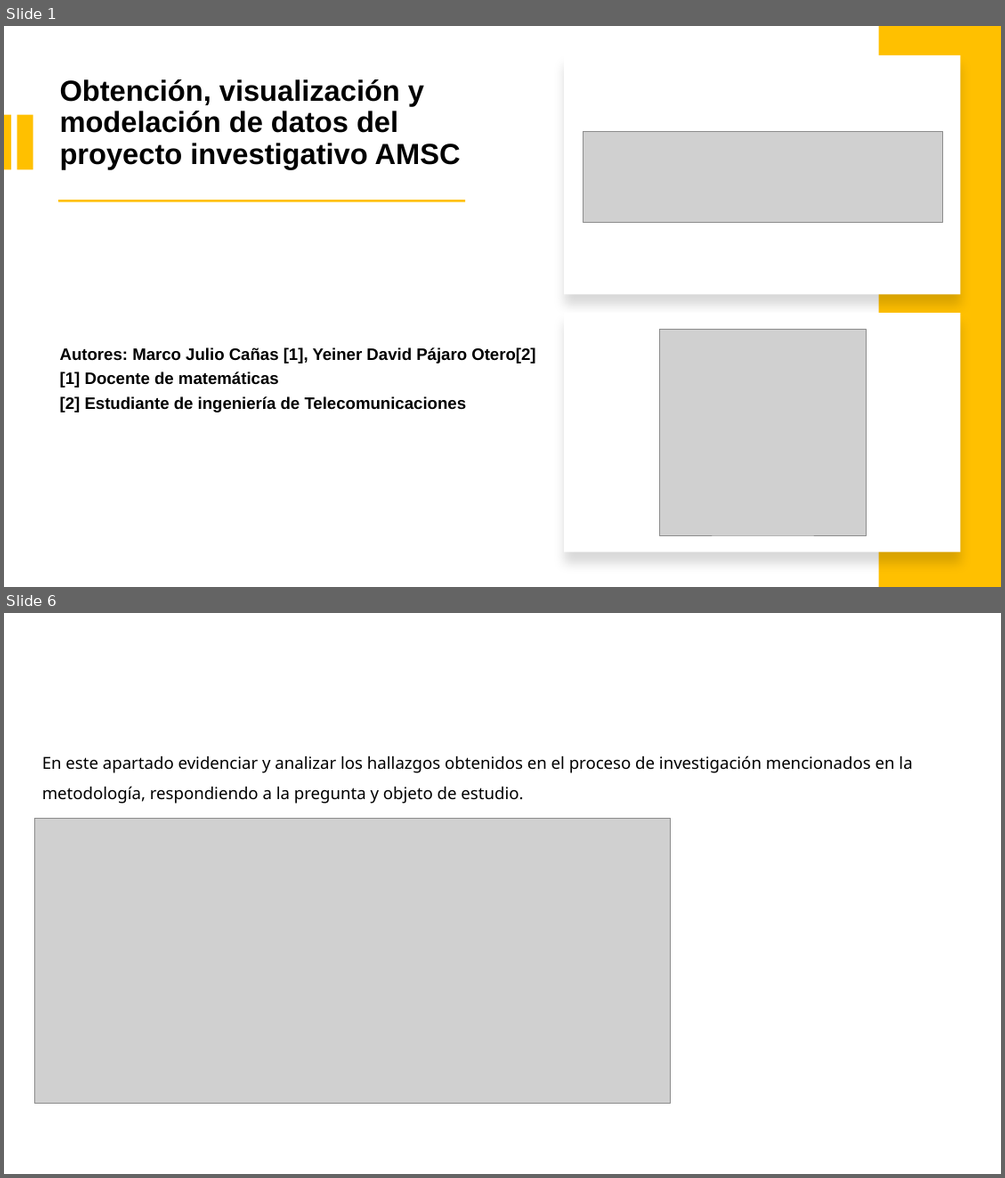
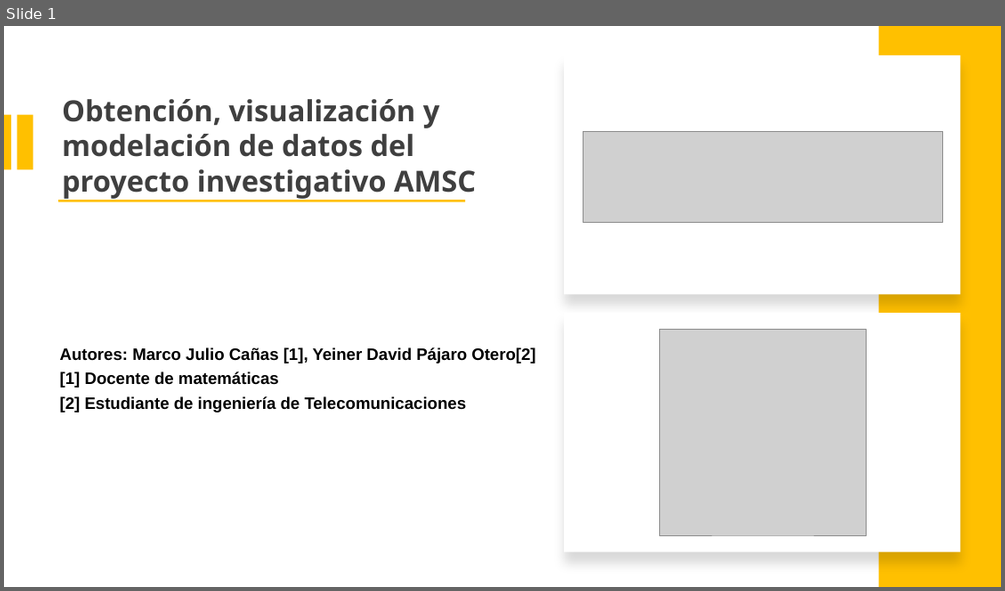
Before and after one commit to marco-canas/cumplea-os_oficina_docentes, a slide deck: ponencia_sena_obtencion_visualizacion_modelacion_AMSC/presentacion_yeiner_marco_obtencion_visualizacion_modelacion.pptx. Shown one above the other, each under a label of ours: slides 1 and 6 before the commit, slide 1 after it; the slides between them are not shown. The pictures are 1005x1178 and 1005x591 pixels, drawn with LibreOffice and Linux fonts; fonts in the diff are those of the drawing; grey boxes stand for pictures; background and template pictures are left out. Boxes give left, top, right and bottom in pixels: in the first picture for what was removed or moved away, otherwise in the second. Text is boxed around its words. In the diff, an @@ line names an element or a change of style, - is before the commit and + after.

```diff
--- a/ponencia_sena_obtencion_visualizacion_modelacion_AMSC/presentacion_yeiner_marco_obtencion_visualizacion_modelacion.pptx
+++ b/ponencia_sena_obtencion_visualizacion_modelacion_AMSC/presentacion_yeiner_marco_obtencion_visualizacion_modelacion.pptx
@@ slide 6 removed at [4,613,1001,1174], background picture (left out) @@
@@ text removed at [30,648,833,690] @@
-Resultados
@@ text removed at [42,755,912,803] @@
-En este apartado evidenciar y analizar los hallazgos obtenidos en el proceso de investigación mencionados en la metodología, respondiendo a la pregunta y objeto de estudio.
@@ picture removed at [34,818,671,1103] @@
@@ slide 1 changed as well @@
@@ text "Obtención, visualización y modelación de ...": place and size @@
-text "Obtención, visualización y modelación de ..." at [60,79,461,169]
+text "Obtención, visualización y modelación de ..." at [62,99,476,199]
@@ text "Obtención, visualización y modelación de ..." at [62,99,476,199]: font Arial to Noto Sans, text colour #000000 to #3F3F3F; line spacing 0.9 to 1; less space between paragraphs; vertical alignment middle to top @@
```
Also in this commit, not shown: 1 other slide changed, 4 slides added, 5 other slides removed, 2 other files.
